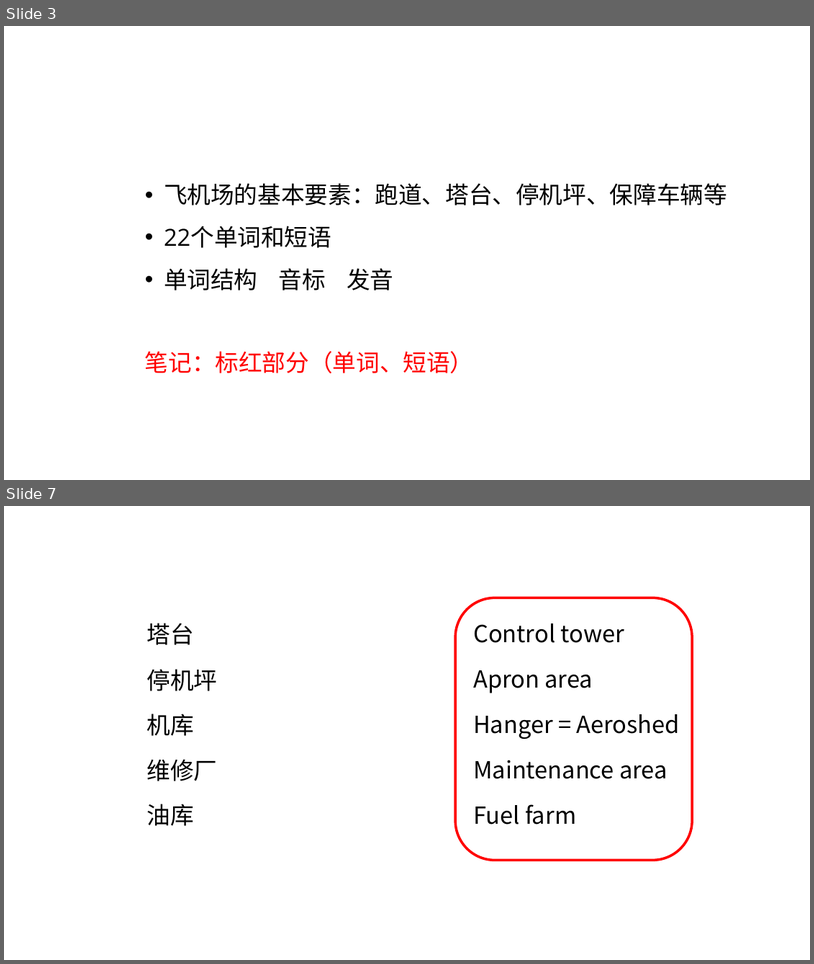
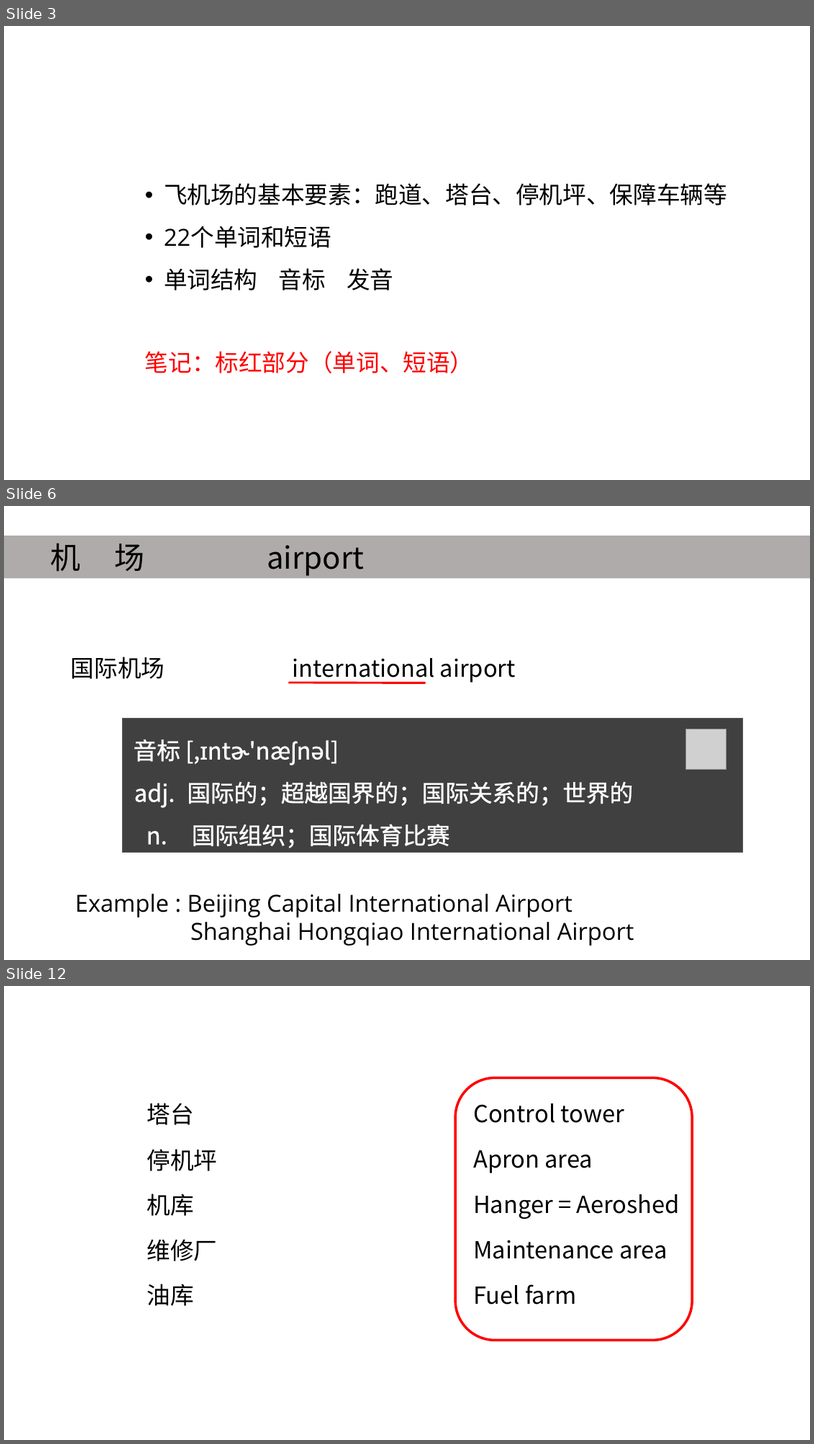
Before and after one commit to dlovegrace/english-teaching, a slide deck: airport sign.pptx. Shown one above the other, each under a label of ours: slides 3 and 7 before the commit, slides 3, 6 and 12 after it; the slides between them are not shown. The pictures are 814x964 and 814x1444 pixels, drawn with LibreOffice and Linux fonts; fonts in the diff are those of the drawing; grey boxes stand for pictures. Boxes give left, top, right and bottom in pixels: in the first picture for what was removed or moved away, otherwise in the second. Text is boxed around its words. In the diff, an @@ line names an element or a change of style, - is before the commit and + after.

Commit message:
完成了ppt中机场介绍以及跑道介绍部分，添加了相关的音标以及音频

```diff
--- a/airport sign.pptx
+++ b/airport sign.pptx
@@ slide 6 added at [4,506,810,960], background #FFFFFF @@
@@ rectangle added at [4,536,810,579], fill #AFABAB, 36 pt, text #000000 @@
+机 场 airport
@@ text added at [71,656,165,679], 28 pt, text #000000 @@
+国际机场
@@ text added at [293,658,516,682], 28 pt, text #000000 @@
+international airport
@@ line added from (289, 682) to (426, 682), #FF0000 2.5 pt @@
@@ rectangle added at [122,718,743,852], fill #404040, outline #595959 1 pt, 28 pt, text #FFFFFF @@
+音标 [,ɪntɚ'næʃnəl]
+adj. 国际的；超越国界的；国际关系的；世界的
+n. 国际组织；国际体育比赛
@@ picture added at [687,728,727,769] @@
@@ text added at [75,893,635,945], 28 pt, text #000000 @@
+Example : Beijing Capital International Airport
+Shanghai Hongqiao International Airport
@@ what was slide 7 is now slide 12 @@
```
Also in this commit, not shown: 4 slides changed, 5 other slides added, 1 slide removed, 1 other file.
